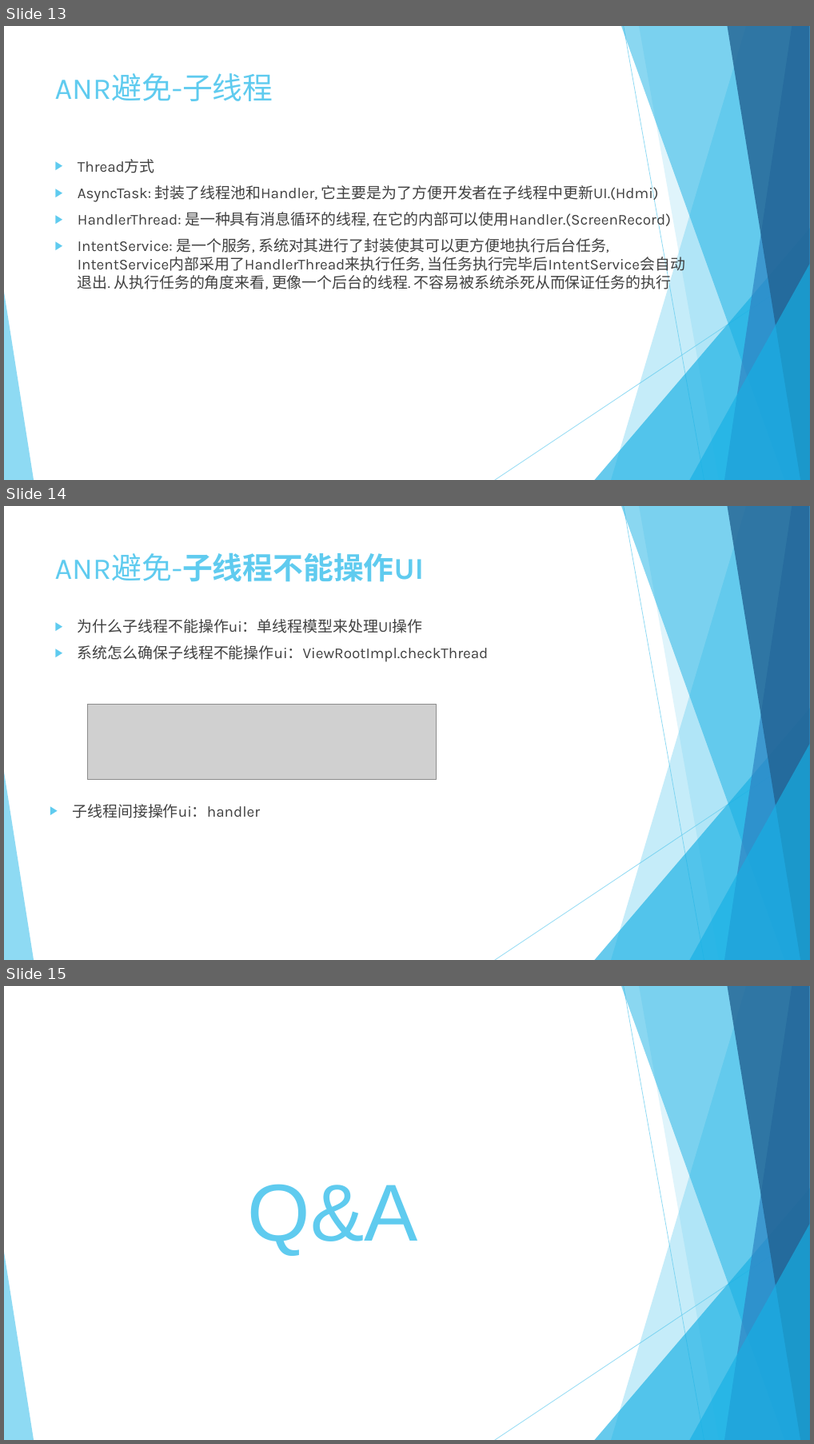
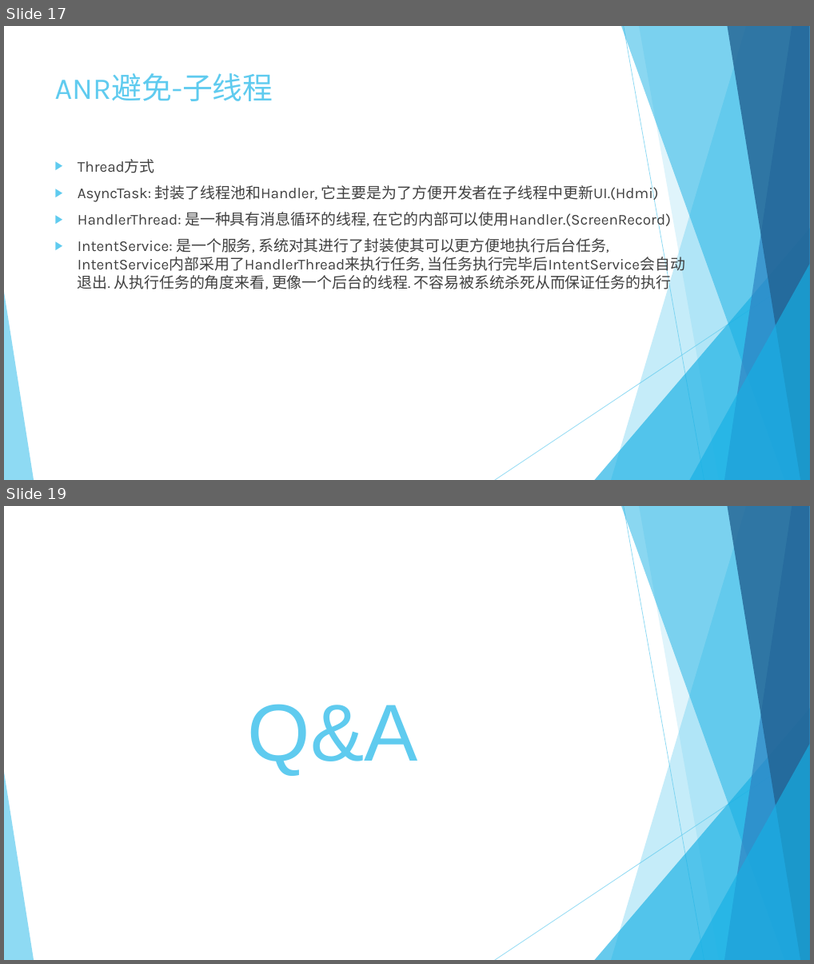
Before and after one commit to keyguansz/asys, a slide deck: debug/ANR原理简介.pptx. Shown one above the other, each under a label of ours: slides 13, 14 and 15 before the commit, slides 17 and 19 after it; the slides between them are not shown. The pictures are 814x1444 and 814x964 pixels, drawn with LibreOffice and Linux fonts; fonts in the diff are those of the drawing; grey boxes stand for pictures. Boxes give left, top, right and bottom in pixels: in the first picture for what was removed or moved away, otherwise in the second. Text is boxed around its words. In the diff, an @@ line names an element or a change of style, - is before the commit and + after.

```diff
--- a/debug/ANR原理简介.pptx
+++ b/debug/ANR原理简介.pptx
@@ slide 14 removed at box(4, 506, 810, 960), background #FFFFFF; not listed: 10 template elements that a slide beside it also shows @@
@@ title removed at box(55, 553, 425, 582) @@
-ANR避免-子线程不能操作UI
@@ text removed at box(78, 619, 488, 662) @@
-▶ 为什么子线程不能操作ui：单线程模型来处理UI操作
-▶ 系统怎么确保子线程不能操作ui：ViewRootImpl.checkThread
@@ picture removed at box(87, 704, 437, 779) @@
@@ text removed at box(73, 804, 260, 818) @@
-▶ 子线程间接操作ui：handler
@@ what was slide 13 is now slide 17 @@
@@ what was slide 15 is now slide 19 @@
```
Also in this commit, not shown: 3 slides changed, 8 slides added, 3 other slides removed, 46 other files.
